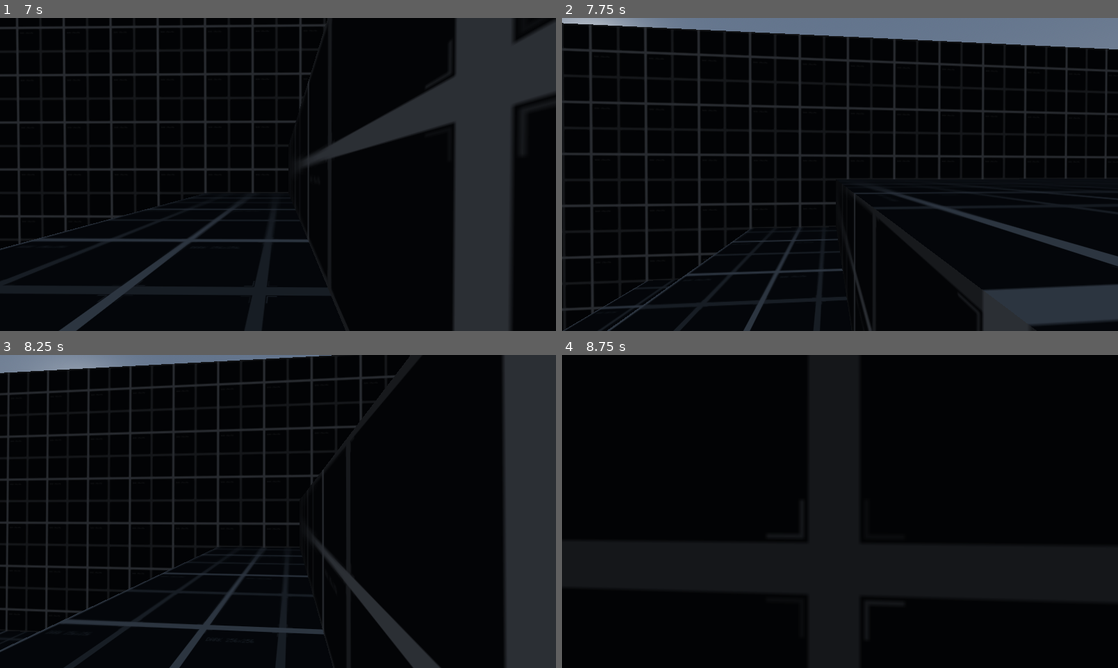
Above: before the commit, frames 1-4 (two rows, left to right).
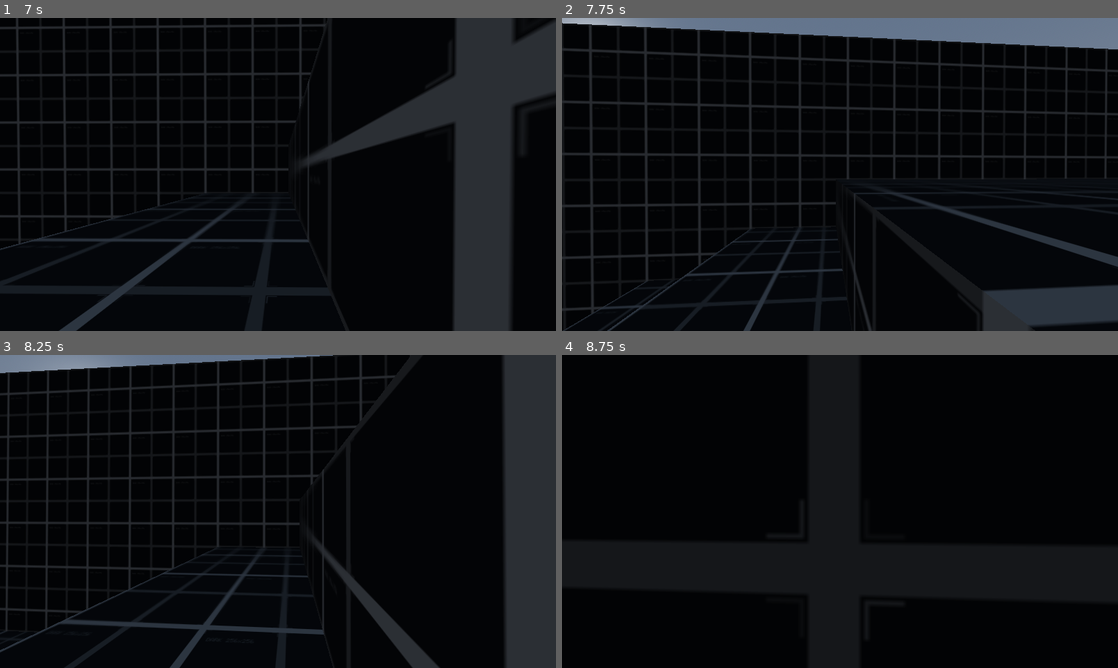
Above: after the commit, the same moments.

Repository: rbarongr/GodotFirstPersonController
Game: Godot game, scene res://Sandbox.tscn
Two runs of this game, one before a commit and one after it. Both use one fixed random seed, a clock stepped at 60 frames per second and the inputs below.
Inputs (mouse positions are in pixels of both pictures, inside the frame that each line leads up to):
- Up to frame 1 (7 s): tap Enter at 0.5, 5.75 s; move the mouse to (272, 180) at 0.52 s; hold Ctrl (move_crouch) 0.53-1.28 s; hold W (move_forward) 0.53-2.78 s; tap Space (jump) at 0.77, 1.52, 2.75, 3.02, 3.77, 4.52, 6.02, 6.77 s; move the mouse to (316, 177) at 1.27 s; tap Shift (move_walk) every 1.5 s from 1.35 to 5.85 s; move the mouse to (233, 171) at 2.02 s; hold Ctrl (move_crouch) 2.03-2.78 s; move the mouse to (283, 174) at 2.77 s; hold A (move_left) 2.78-3.53 s; move the mouse to (255, 168) at 3.52 s; hold Ctrl (move_crouch) 3.53-4.28 s; hold W (move_forward) 3.53-5.78 s; move the mouse to (305, 174) at 4.27 s; move the mouse to (250, 174) at 5.02 s; hold Ctrl (move_crouch) 5.03-5.78 s; move the mouse to (289, 168) at 5.77 s; hold D (move_right) 5.78-6.53 s; move the mouse to (272, 180) at 6.52 s; hold W (move_forward) from 6.53 s (still down); hold Ctrl (move_crouch) from 6.53 s (still down)
- Up to frame 2 (7.75 s): keep holding W (move_forward); move the mouse to (878, 177) at 7.27 s; release Ctrl (move_crouch) at 7.28 s; tap Shift (move_walk) at 7.35 s; tap Space (jump) at 7.52 s
- Up to frame 3 (8.25 s): keep holding W (move_forward); move the mouse to (233, 508) at 8.02 s; hold Ctrl (move_crouch) from 8.03 s (still down)
- Up to frame 4 (8.75 s): keep holding W (move_forward); keep holding Ctrl (move_crouch)

Frame 1 is identical in both runs. In frame 2, less than 0.1% of the frame differs, in the area x 0-100%, y 1-100%; in frame 3, less than 0.1%; in frame 4, less than 0.1%.

Commit message:
adding more geometry to platform to test movement and crouching

Diff:
--- a/Sandbox.tscn
+++ b/Sandbox.tscn
@@ -44,6 +44,18 @@
 size = Vector3(10, 0.5, 20)
 material = SubResource("StandardMaterial3D_p85vg")
 
+[node name="Floor6" type="CSGBox3D" parent="Platform"]
+transform = Transform3D(1, 0, 0, 0, 1, 0, 0, 0, 1, -10, -0.25, 14.9776)
+use_collision = true
+size = Vector3(10, 0.5, 20)
+material = SubResource("StandardMaterial3D_p85vg")
+
+[node name="Floor7" type="CSGBox3D" parent="Platform"]
+transform = Transform3D(1, 0, 0, 0, 1, 0, 0, 0, 1, -6.58035e-05, -0.25, 14.9896)
+use_collision = true
+size = Vector3(10, 0.5, 20)
+material = SubResource("StandardMaterial3D_p85vg")
+
 [node name="Ramp" type="CSGBox3D" parent="Platform"]
 transform = Transform3D(1, 0, 0, 0, 0.866025, -0.5, 0, 0.5, 0.866025, 4, 1.28, -2.264)
 use_collision = true
@@ -68,6 +80,30 @@
 size = Vector3(4, 1, 4)
 material = SubResource("StandardMaterial3D_p85vg")
 
+[node name="Floor8" type="CSGBox3D" parent="Platform"]
+transform = Transform3D(1, 0, 0, 0, 1, 0, 0, 0, 1, -5, 1.5, 4.1189)
+use_collision = true
+size = Vector3(4, 1, 4)
+material = SubResource("StandardMaterial3D_p85vg")
+
+[node name="Floor9" type="CSGBox3D" parent="Platform"]
+transform = Transform3D(1, 0, 0, 0, 1, 0, 0, 0, 1, -5, 2.21175, 17.8575)
+use_collision = true
+size = Vector3(4, 1, 4)
+material = SubResource("StandardMaterial3D_p85vg")
+
+[node name="Floor10" type="CSGBox3D" parent="Platform"]
+transform = Transform3D(1, 0, 0, 0, 1, 0, 0, 0, 1, 0.084599, 2.56763, 17.8575)
+use_collision = true
+size = Vector3(4, 1, 4)
+material = SubResource("StandardMaterial3D_p85vg")
+
+[node name="Floor11" type="CSGBox3D" parent="Platform"]
+transform = Transform3D(1, 0, 0, 0, 1, 0, 0, 0, 1, -10.4658, 3.23984, 17.8575)
+use_collision = true
+size = Vector3(4, 1, 4)
+material = SubResource("StandardMaterial3D_p85vg")
+
 [node name="Wall" type="CSGBox3D" parent="Platform"]
 transform = Transform3D(1, 0, 0, 0, 1, 0, 0, 0, 1, 0, 1.5, -5)
 use_collision = true
@@ -86,8 +122,20 @@
 size = Vector3(20, 3, 0.5)
 material = SubResource("StandardMaterial3D_p85vg")
 
+[node name="Wall10" type="CSGBox3D" parent="Platform"]
+transform = Transform3D(-4.37114e-08, 0, 1, 0, 1, 0, -1, 0, -4.37114e-08, -15, 1.5, 14.9766)
+use_collision = true
+size = Vector3(20, 3, 0.5)
+material = SubResource("StandardMaterial3D_p85vg")
+
 [node name="Wall7" type="CSGBox3D" parent="Platform"]
 transform = Transform3D(-4.37114e-08, 0, 1, 0, 1, 0, -1, 0, -4.37114e-08, 5, 3, -5)
+use_collision = true
+size = Vector3(20, 6, 0.5)
+material = SubResource("StandardMaterial3D_p85vg")
+
+[node name="Wall9" type="CSGBox3D" parent="Platform"]
+transform = Transform3D(-4.37114e-08, 0, 1, 0, 1, 0, -1, 0, -4.37114e-08, 5, 3, 14.997)
 use_collision = true
 size = Vector3(20, 6, 0.5)
 material = SubResource("StandardMaterial3D_p85vg")
@@ -105,7 +153,7 @@
 material = SubResource("StandardMaterial3D_p85vg")
 
 [node name="Wall6" type="CSGBox3D" parent="Platform"]
-transform = Transform3D(1, 0, 0, 0, 1, 0, 0, 0, 1, -5, 1.5, 5)
+transform = Transform3D(1, 0, 0, 0, 1, 0, 0, 0, 1, -5, 1.5, 24.8069)
 use_collision = true
 size = Vector3(20, 3, 0.5)
 material = SubResource("StandardMaterial3D_p85vg")
